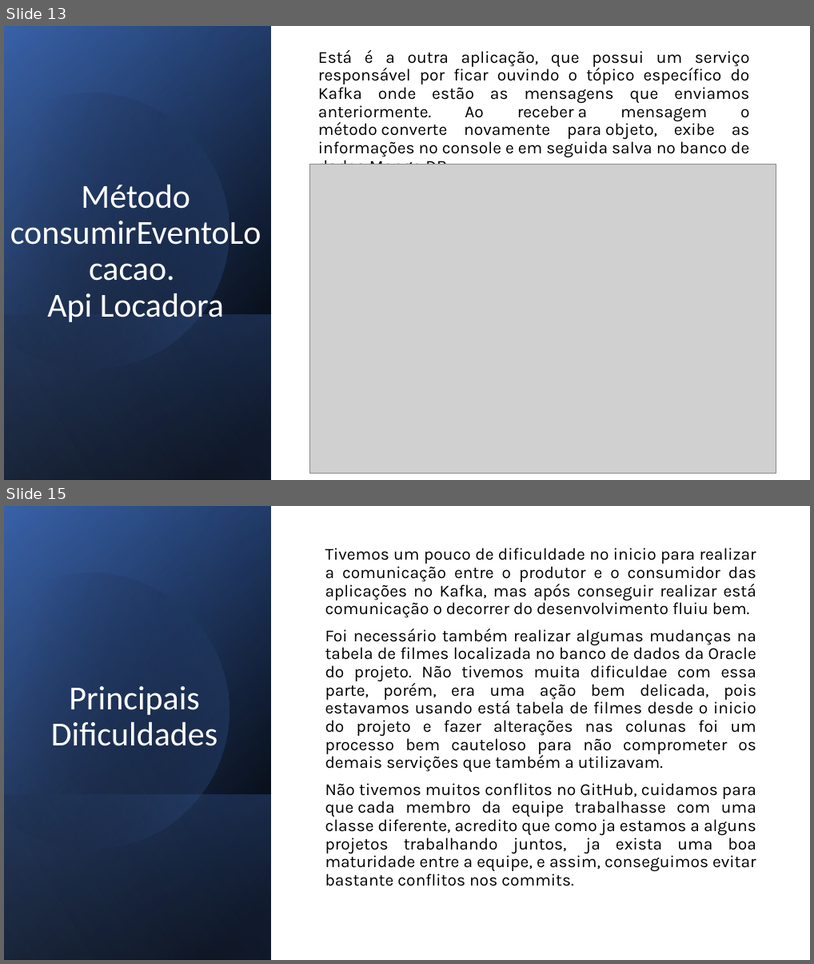
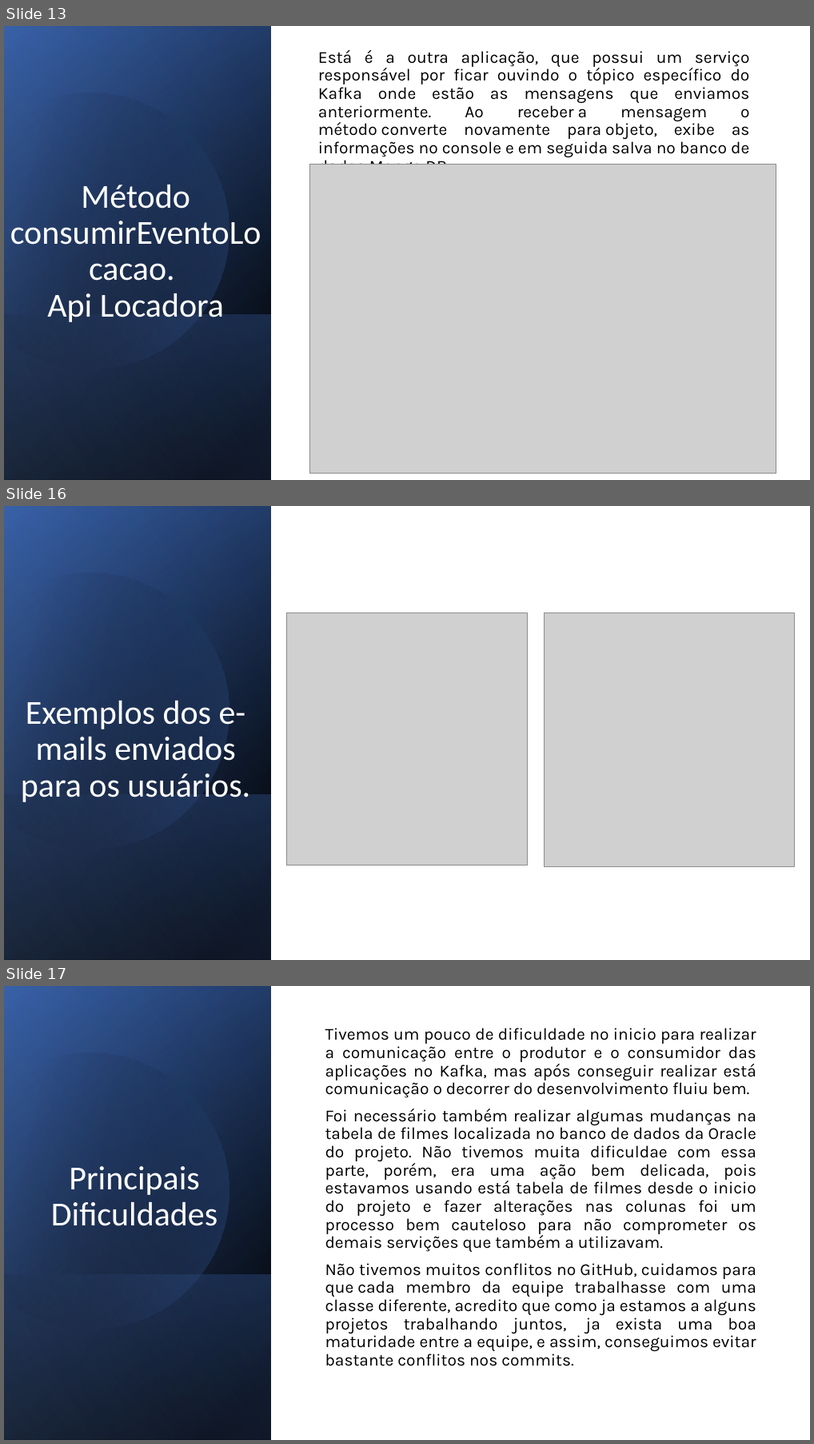
Before and after one commit to Alison8547/trabalho-final-spring, a slide deck: trabalho-final-modulo-4.3-4.4.pptx. Shown one above the other, each under a label of ours: slides 13 and 15 before the commit, slides 13, 16 and 17 after it; the slides between them are not shown. The pictures are 814x964 and 814x1444 pixels, drawn with LibreOffice and Linux fonts; fonts in the diff are those of the drawing; grey boxes stand for pictures. Boxes give left, top, right and bottom in pixels: in the first picture for what was removed or moved away, otherwise in the second. Text is boxed around its words. In the diff, an @@ line names an element or a change of style, - is before the commit and + after.

```diff
--- a/trabalho-final-modulo-4.3-4.4.pptx
+++ b/trabalho-final-modulo-4.3-4.4.pptx
@@ slide 16 added at [4,506,810,960], background #FFFFFF @@
@@ rectangle added at [4,506,810,960], fill #FFFFFF @@
@@ rectangle added at [4,506,271,960], fill gradient #000000 to #2F5597 @@
@@ rectangle added at [4,507,271,960], fill gradient #000000 to #4472C4 @@
@@ rectangle added at [4,506,271,959], fill gradient #000000 to #8FAADC @@
@@ freeform shape added at [4,540,262,877], fill gradient #000000 to #4472C4 @@
@@ picture added at [286,613,527,865] @@
@@ picture added at [544,613,795,867] @@
@@ title added at [21,700,250,802], 40 pt, text #FFFFFF @@
+Exemplos dos e-mails enviados para os usuários.
@@ rectangle added at [4,794,271,960], fill gradient #4472C4 to #000000 @@
@@ what was slide 15 is now slide 17 @@
```
Also in this commit, not shown: 1 slide changed, 1 other slide added.
